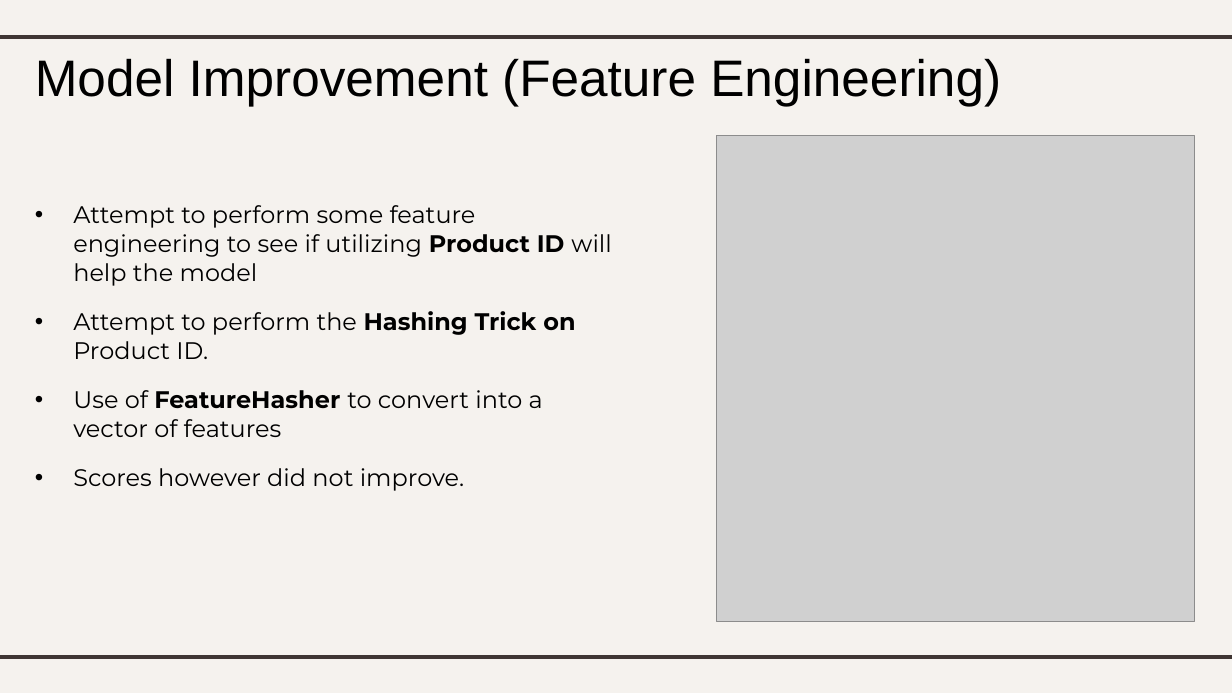
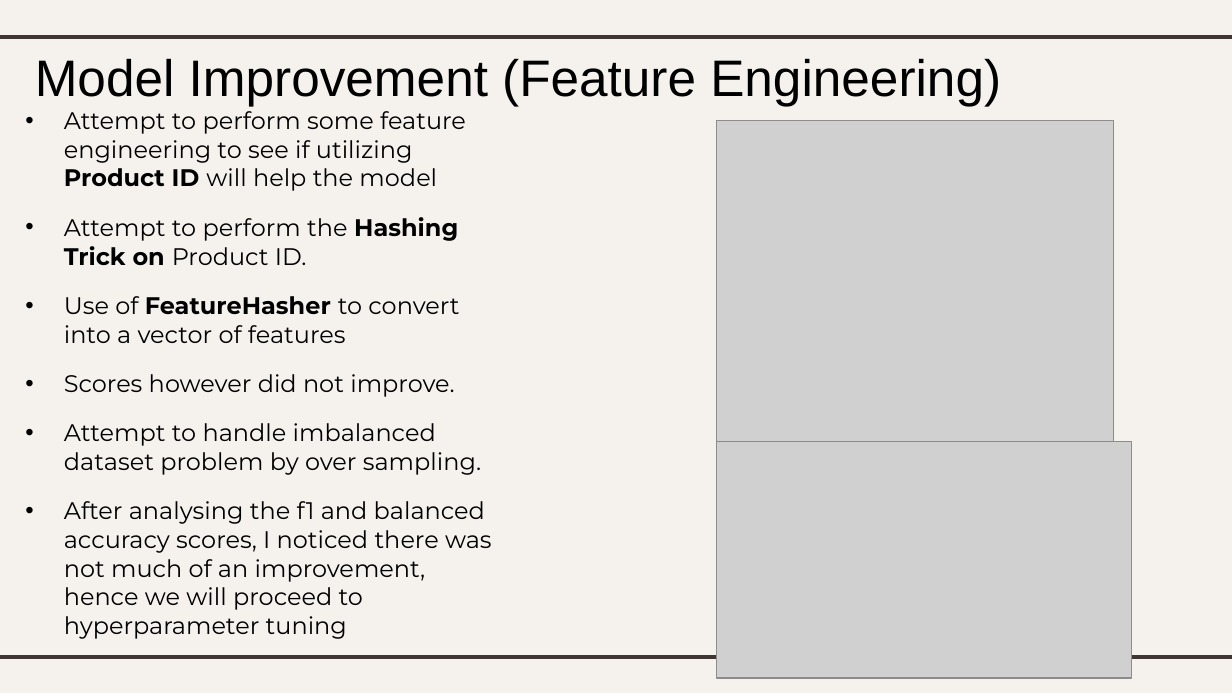
Before and after one commit to lhurr/Machine-Learning, a slide deck: slide 18 of DAAA2A02-2112589-LimHur-Classification.pptx (slide 17 before the commit). Drawn at 1232x693 pixels with LibreOffice and Linux fonts; fonts in the diff are those of the drawing; grey boxes stand for pictures. Boxes give left, top, right and bottom in pixels: in the first picture for what was removed or moved away, otherwise in the second. Text is boxed around its words. In the diff, an @@ line names an element or a change of style, - is before the commit and + after.

```diff
--- a/DAAA2A02-2112589-LimHur-Classification.pptx
+++ b/DAAA2A02-2112589-LimHur-Classification.pptx
@@ subtitle "Attempt to perform some feature ...": place and size @@
-subtitle "Attempt to perform some feature ..." at <box>73,205,611,491</box>
+subtitle "Attempt to perform some feature ..." at <box>64,106,492,639</box>
@@ picture: place and size @@
-picture at <box>717,136,1195,621</box>
+picture at <box>717,121,1115,442</box>
@@ subtitle at <box>64,423,492,639</box>: paragraphs added @@
+• Attempt to handle imbalanced dataset problem by over sampling.
+• After analysing the f1 and balanced accuracy scores, I noticed there was not much of an improvement, hence we will proceed to hyperparameter tuning
@@ picture added at <box>717,441,1132,678</box> @@
```
Also in this commit, not shown: 12 other slides changed, 1 slide added, 1 other file.
